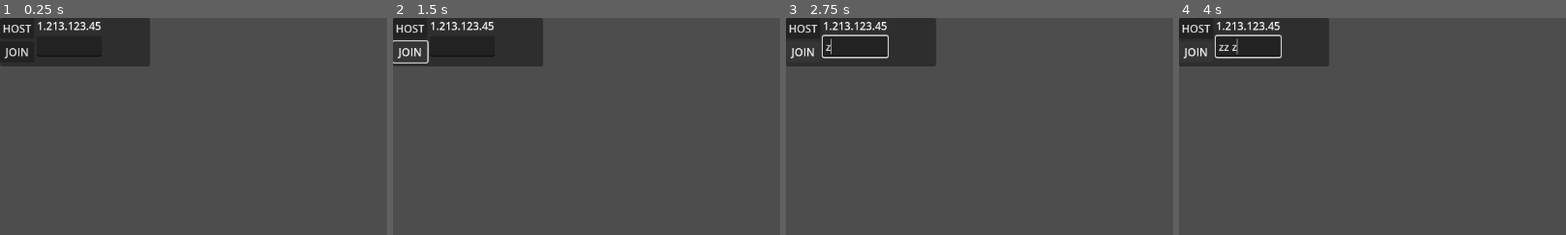
Above: before the commit, frames 1-4 (left to right).
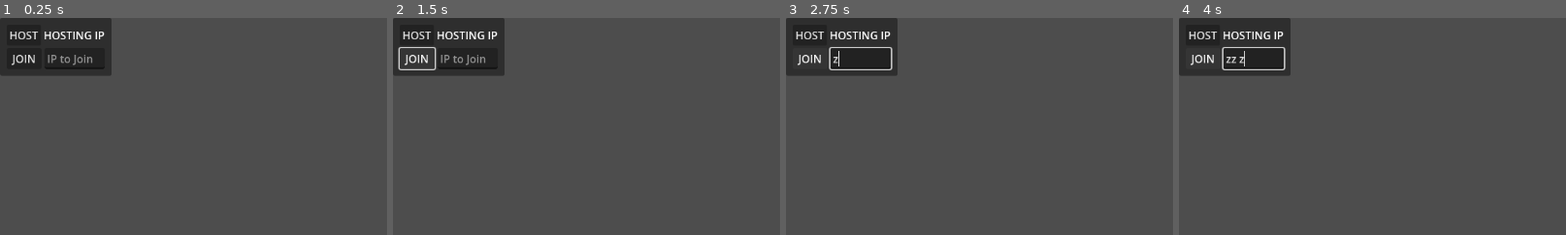
Above: after the commit, the same moments.

Repository: BYU-GameDevClub/ThreeSquareSquires
Game: Godot game, scene res://main.tscn
Same seed, same stepped clock (60 frames per second), same inputs: the game is played once before the commit and once after it. The project has no main scene, so this scene is started directly.
Inputs:
- Up to frame 1 (0.25 s): no input
- Up to frame 2 (1.5 s): click "HOST" at 0.5 s; click "JOIN" at 1.25 s
- Up to frame 3 (2.75 s): hold Right (move_right) from 2.03 s (still down); tap Z (return) at 2.1 s
- Up to frame 4 (4 s): tap Enter at 2.75 s; release Right (move_right) at 2.78 s; hold Down (move_down) 2.78-3.53 s; tap Z (return) at 2.85, 3.6 s; tap Space at 3.5 s; hold Right (move_right) from 3.53 s (still down)
The pictures show only the part of the screen within x 0-50%, y 0-50%; the shares and areas given below are measured in that part.

The runs differ from the first frame. In frame 1, 4.7% of the frame differs, in the area x 0-39%, y 0-27%; in frame 2, 4.9%; in frame 3, 4.9%; in frame 4, 5.0%.

Commit message:
Added basic UI for network testing
Added UI and script for main. Added a game scene

Diff:
--- /dev/null
+++ b/game.tscn
@@ -0,0 +1,29 @@
+[gd_scene format=3 uid="uid://cic8ctvjldhbu"]
+
+[node name="game" type="Node2D"]
+
+[node name="PanelContainer" type="PanelContainer" parent="."]
+offset_right = 40.0
+offset_bottom = 40.0
+
+[node name="MarginContainer" type="MarginContainer" parent="PanelContainer"]
+layout_mode = 2
+
+[node name="VBoxContainer" type="VBoxContainer" parent="PanelContainer/MarginContainer"]
+layout_mode = 2
+
+[node name="RichTextLabel" type="RichTextLabel" parent="PanelContainer/MarginContainer/VBoxContainer"]
+layout_mode = 2
+text = "Cards go here"
+fit_content = true
+
+[node name="HBoxContainer" type="HBoxContainer" parent="PanelContainer/MarginContainer/VBoxContainer"]
+layout_mode = 2
+
+[node name="Button" type="Button" parent="PanelContainer/MarginContainer/VBoxContainer/HBoxContainer"]
+layout_mode = 2
+text = "Play Card"
+
+[node name="Button2" type="Button" parent="PanelContainer/MarginContainer/VBoxContainer/HBoxContainer"]
+layout_mode = 2
+text = "Done"
--- /dev/null
+++ b/main.gd
@@ -0,0 +1,19 @@
+extends Node2D
+
+
+# Called when the node enters the scene tree for the first time.
+func _ready():
+	pass # Replace with function body.
+
+
+# Called every frame. 'delta' is the elapsed time since the previous frame.
+func _process(delta):
+	pass
+
+
+func _on_host_button_pressed():
+	pass # Replace with function body.
+
+
+func _on_join_button_pressed():
+	pass # Replace with function body.
--- a/main.tscn
+++ b/main.tscn
@@ -1,34 +1,47 @@
-[gd_scene format=3 uid="uid://bu3u1i5e8gmw8"]
+[gd_scene load_steps=2 format=3 uid="uid://bu3u1i5e8gmw8"]
+
+[ext_resource type="Script" path="res://main.gd" id="1_da88u"]
 
 [node name="Node2D" type="Node2D"]
+script = ExtResource("1_da88u")
 
-[node name="Panel" type="Panel" parent="."]
-offset_right = 223.0
-offset_bottom = 72.0
+[node name="PanelContainer" type="PanelContainer" parent="."]
+offset_right = 146.0
+offset_bottom = 66.0
 
-[node name="HBoxContainer" type="HBoxContainer" parent="Panel"]
-layout_mode = 0
-offset_right = 40.0
-offset_bottom = 40.0
+[node name="MarginContainer" type="MarginContainer" parent="PanelContainer"]
+layout_mode = 2
+theme_override_constants/margin_left = 10
+theme_override_constants/margin_top = 10
+theme_override_constants/margin_right = 10
+theme_override_constants/margin_bottom = 10
 
-[node name="VBoxContainer" type="VBoxContainer" parent="Panel/HBoxContainer"]
+[node name="VBoxContainer" type="VBoxContainer" parent="PanelContainer/MarginContainer"]
 layout_mode = 2
 
-[node name="Button" type="Button" parent="Panel/HBoxContainer/VBoxContainer"]
+[node name="HBoxContainer" type="HBoxContainer" parent="PanelContainer/MarginContainer/VBoxContainer"]
+layout_mode = 2
+
+[node name="Host Button" type="Button" parent="PanelContainer/MarginContainer/VBoxContainer/HBoxContainer"]
 layout_mode = 2
 text = "HOST
 "
 
-[node name="Button2" type="Button" parent="Panel/HBoxContainer/VBoxContainer"]
+[node name="Label" type="Label" parent="PanelContainer/MarginContainer/VBoxContainer/HBoxContainer"]
 layout_mode = 2
-text = "JOIN"
+text = "HOSTING IP"
 
-[node name="VBoxContainer2" type="VBoxContainer" parent="Panel/HBoxContainer"]
+[node name="HBoxContainer2" type="HBoxContainer" parent="PanelContainer/MarginContainer/VBoxContainer"]
 layout_mode = 2
 
-[node name="Label" type="Label" parent="Panel/HBoxContainer/VBoxContainer2"]
+[node name="Join Button" type="Button" parent="PanelContainer/MarginContainer/VBoxContainer/HBoxContainer2"]
 layout_mode = 2
-text = "1.213.123.45"
+text = " JOIN "
 
-[node name="LineEdit" type="LineEdit" parent="Panel/HBoxContainer/VBoxContainer2"]
+[node name="LineEdit" type="LineEdit" parent="PanelContainer/MarginContainer/VBoxContainer/HBoxContainer2"]
 layout_mode = 2
+size_flags_horizontal = 3
+placeholder_text = "IP to Join"
+
+[connection signal="pressed" from="PanelContainer/MarginContainer/VBoxContainer/HBoxContainer/Host Button" to="." method="_on_host_button_pressed"]
+[connection signal="pressed" from="PanelContainer/MarginContainer/VBoxContainer/HBoxContainer2/Join Button" to="." method="_on_join_button_pressed"]
